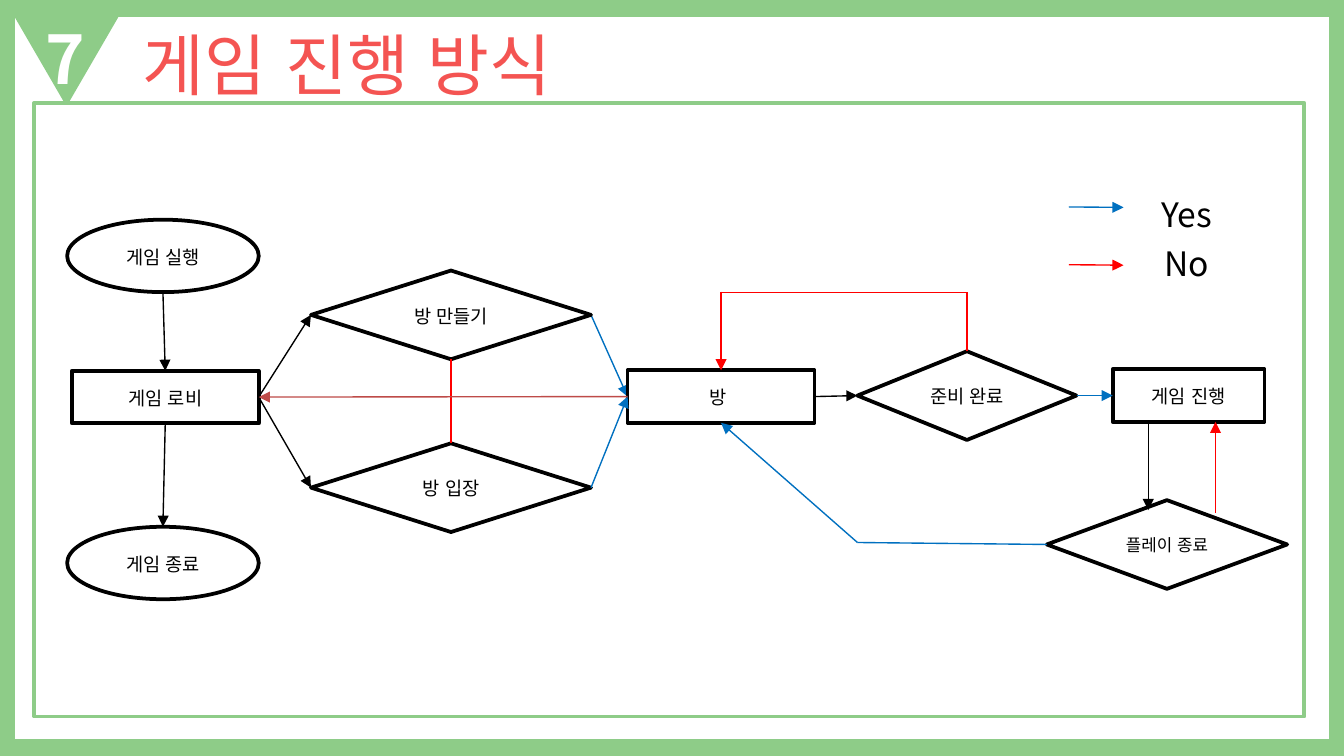
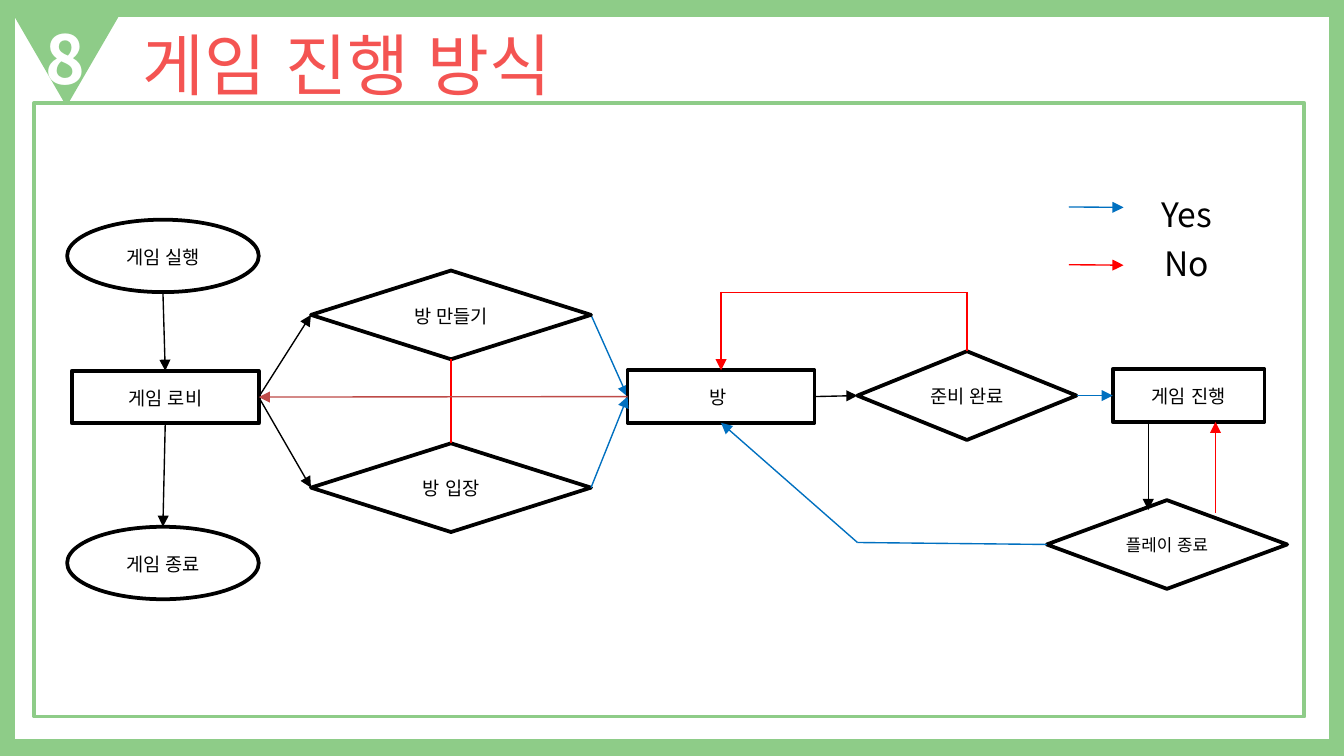
Before and after one commit to Celesta129/TeamProject, a slide deck: slide 10 of Documents/King of Playground 기획 발표자료.pptx. Drawn at 1344x756 pixels with LibreOffice and Linux fonts; fonts in the diff are those of the drawing. Boxes give left, top, right and bottom in pixels: in the first picture for what was removed or moved away, otherwise in the second. Text is boxed around its words. In the diff, an @@ line names an element or a change of style, - is before the commit and + after.

```diff
--- a/Documents/King of Playground 기획 발표자료.pptx
+++ b/Documents/King of Playground 기획 발표자료.pptx
@@ text at bbox=[45, 33, 85, 101]: text changed @@
-7
+8
```
Also in this commit, not shown: 16 other slides changed, 2 other files.
